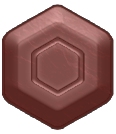
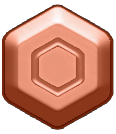
Revision of a layered 116 x 134 image; what changed, layer by layer:
showed group "群組 1" (12 layers) over [2, 4, 114, 130]
showed "圖層 5 拷貝 3" over [2, 4, 114, 130]
renamed "圖層 9 拷貝 2" to "圖層 9 拷貝 3", painted on it over [31, 36, 85, 98]
hid group "群組 2" (15 layers) over [2, 4, 114, 130]
hid "圖層 5 拷貝 4" over [2, 4, 114, 130]
painted on "圖層 9" over [31, 36, 85, 98]
hid group "群組 3 拷貝 2" (2 layers) over [4, 6, 112, 128]
